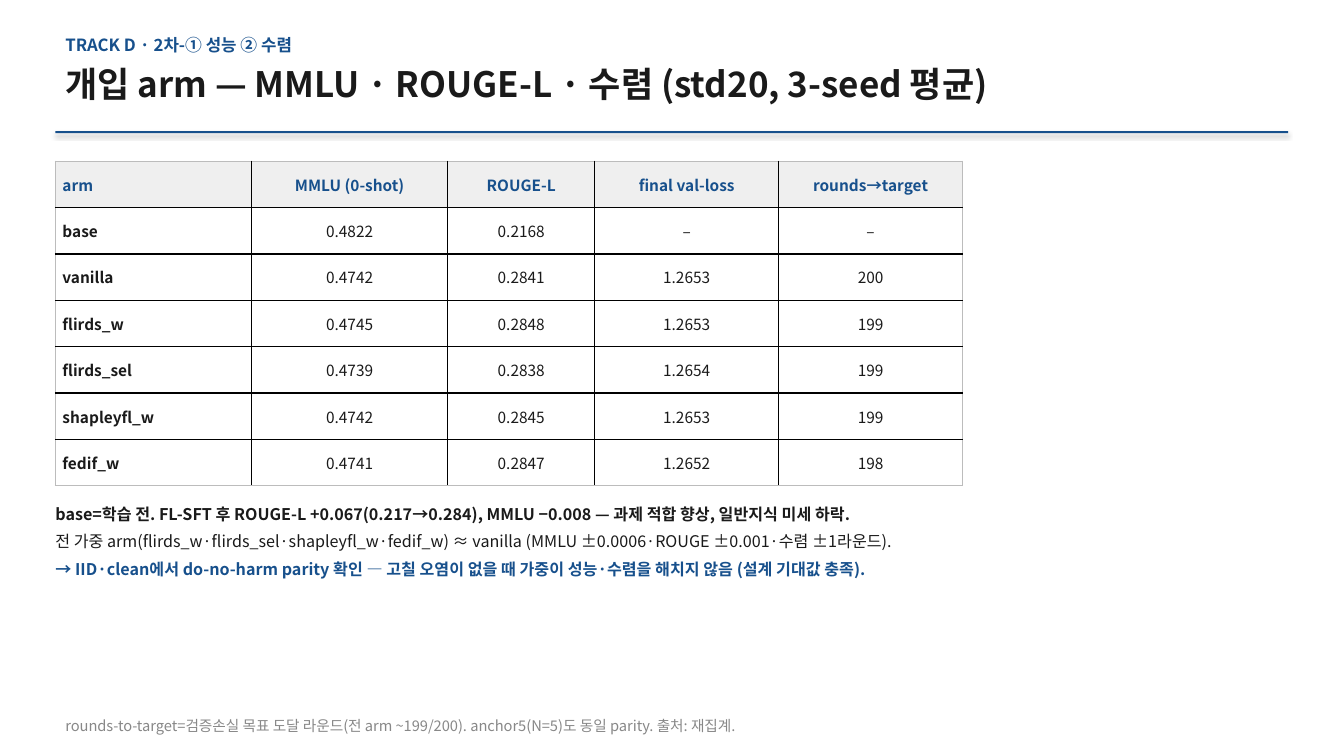
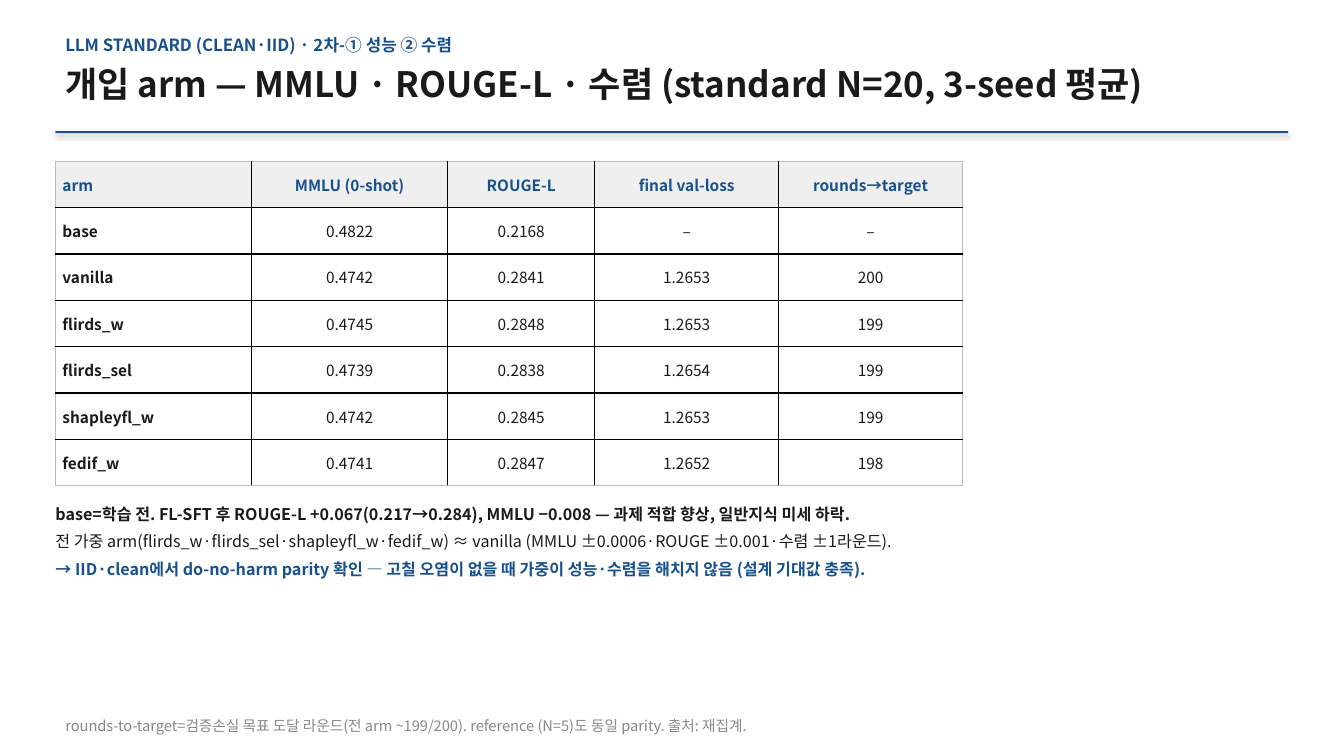
Before and after one commit to YongheeChoi/flirds, a slide deck: slide 15 of research-wiki/presentations/2026-06-results-report/flirds-results-2026-06.pptx. Drawn at 1344x756 pixels with LibreOffice and Linux fonts; fonts in the diff are those of the drawing. Boxes give left, top, right and bottom in pixels: in the first picture for what was removed or moved away, otherwise in the second. Text is boxed around its words. In the diff, an @@ line names an element or a change of style, - is before the commit and + after.

```diff
--- a/research-wiki/presentations/2026-06-results-report/flirds-results-2026-06.pptx
+++ b/research-wiki/presentations/2026-06-results-report/flirds-results-2026-06.pptx
@@ text at [65,36,452,55]: text changed @@
-TRACK D · 2차-① 성능 ② 수렴
+LLM STANDARD (CLEAN·IID) · 2차-① 성능 ② 수렴
@@ text at [65,67,1143,105]: text changed @@
-개입 arm — MMLU · ROUGE-L · 수렴 (std20, 3-seed 평균)
+개입 arm — MMLU · ROUGE-L · 수렴 (standard N=20, 3-seed 평균)
@@ text at [65,719,746,735]: text changed @@
-rounds-to-target=검증손실 목표 도달 라운드(전 arm ~199/200). anchor5(N=5)도 동일 parity. 출처: 재집계.
+rounds-to-target=검증손실 목표 도달 라운드(전 arm ~199/200). reference (N=5)도 동일 parity. 출처: 재집계.
```
Also in this commit, not shown: 15 other slides changed, 18 other files.
